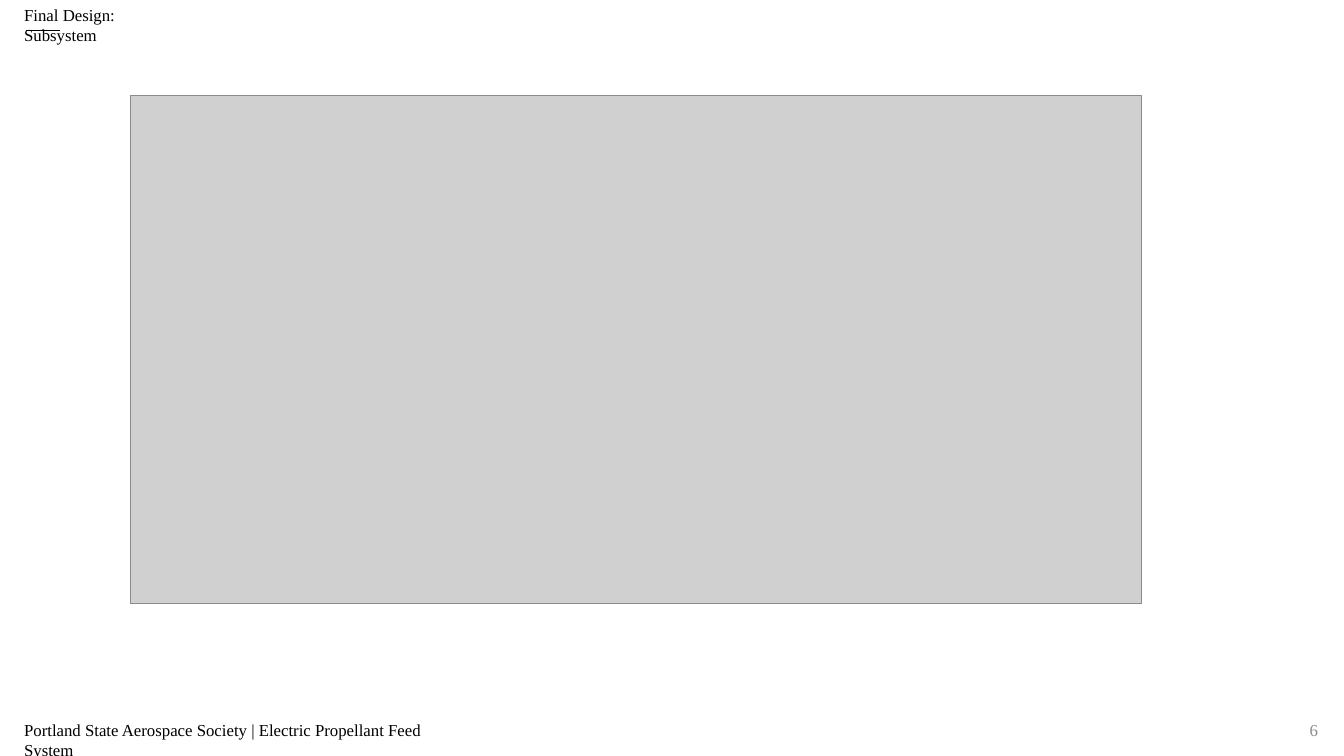
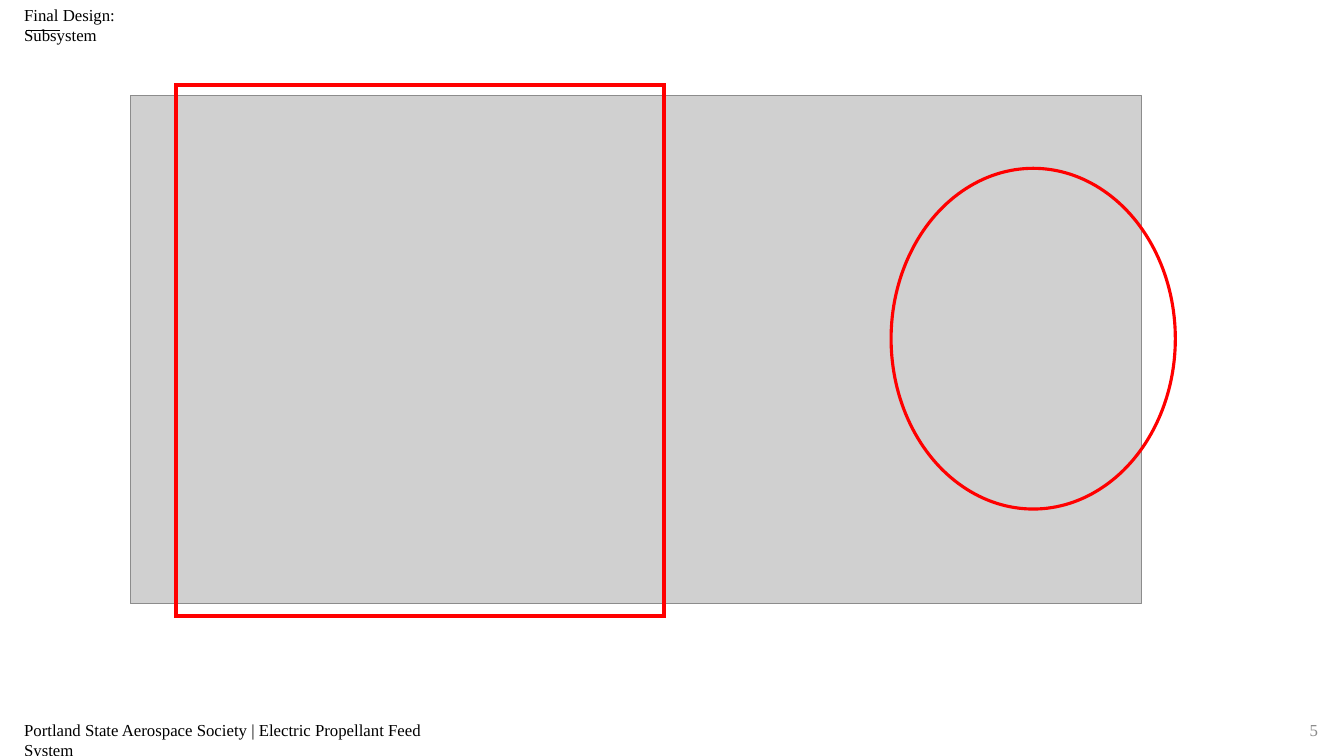
Before and after one commit to psas/electric-feed-system-prototype, a slide deck: slide 5 of Docs/Presentations/Slides/#5 design and subsystems.pptx (slide 6 before the commit). Drawn at 1344x756 pixels with LibreOffice and Linux fonts; fonts in the diff are those of the drawing; grey boxes stand for pictures. Boxes give left, top, right and bottom in pixels: in the first picture for what was removed or moved away, otherwise in the second. Text is boxed around its words. In the diff, an @@ line names an element or a change of style, - is before the commit and + after.

```diff
--- a/Docs/Presentations/Slides/#5 design and subsystems.pptx
+++ b/Docs/Presentations/Slides/#5 design and subsystems.pptx
@@ rectangle added at <box>176,85,664,616</box>, outline #FF0000 3 pt @@
@@ ellipse added at <box>891,168,1176,509</box>, outline #FF0000 2.25 pt @@
@@ page number at <box>1310,725,1318,736</box>: text changed @@
-6
+5
```
Also in this commit, not shown: 2 other slides changed, 1 slide removed, 48 other files.
